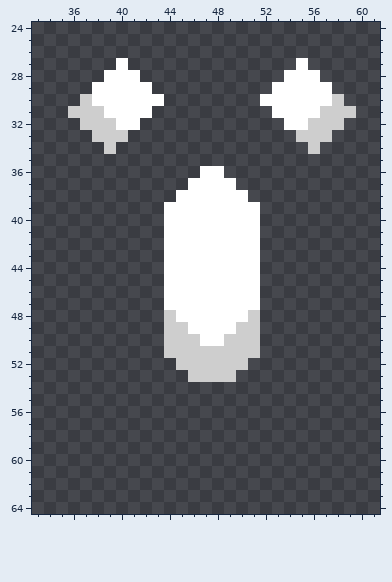
File history of a sprite sheet, sprites/units/hawk-cell.png. The picture above was drawn from the file before the commit.
The file is 96x90 pixels. Shown: x 33..61, y 24..64.
Once edited:
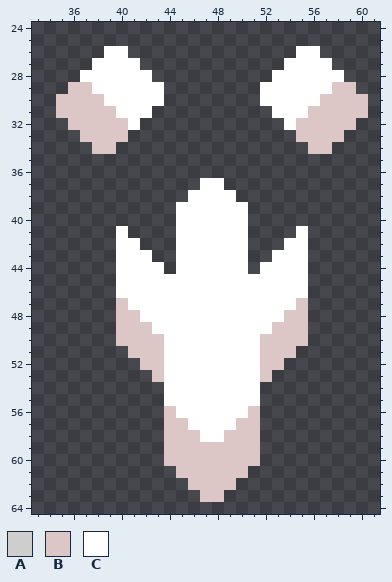
Palette (. is transparent): A #cecece  B #dcc6c6  C #ffffff
From old to new:
@@ x 33..61 @@
 25 .............................
-26 .............................
-27 .......C..............C......
-28 ......CCC............CCC.....
-29 .....CCCCC..........CCCCC....
-30 ....ACCCCCC........CCCCCCA...
-31 ...AAACCCC..........CCCCAAA..
-32 ....AAACC............CCAAA...
-33 .....AAA..............AAA....
-34 ......A................A.....
+26 ......CC..............CC.....
+27 .....CCCC............CCCC....
+28 ....CCCCCC..........CCCCCC...
+29 ...BBCCCCCC........CCCCCCBB..
+30 ..BBBBCCCCC........CCCCCBBBB.
+31 ..BBBBBCCC..........CCCBBBBB.
+32 ...BBBBBC............CBBBBB..
+33 ....BBBB..............BBBB...
+34 .....BB................BB....
 35 .............................
-36 ..............CC.............
-37 .............CCCC............
-38 ............CCCCCC...........
-39 ...........CCCCCCCC..........
-40 ...........CCCCCCCC..........
-41 ...........CCCCCCCC..........
-42 ...........CCCCCCCC..........
-43 ...........CCCCCCCC..........
-44 ...........CCCCCCCC..........
-45 ...........CCCCCCCC..........
-46 ...........CCCCCCCC..........
-47 ...........CCCCCCCC..........
-48 ...........ACCCCCCA..........
-49 ...........AACCCCAA..........
-50 ...........AAACCAAA..........
-51 ...........AAAAAAAA..........
-52 ............AAAAAA...........
-53 .............AAAA............
-54 .............................
-55 .............................
-56 .............................
-57 .............................
-58 .............................
-59 .............................
-60 .............................
-61 .............................
-62 .............................
-63 .............................
+36 .............................
+37 ..............CC.............
+38 .............CCCC............
+39 ............CCCCCC...........
+40 ............CCCCCC...........
+41 .......C....CCCCCC....C......
+42 .......CC...CCCCCC...CC......
+43 .......CCC..CCCCCC..CCC......
+44 .......CCCC.CCCCCC.CCCC......
+45 .......CCCCCCCCCCCCCCCC......
+46 .......CCCCCCCCCCCCCCCC......
+47 .......BCCCCCCCCCCCCCCB......
+48 .......BBCCCCCCCCCCCCBB......
+49 .......BBBCCCCCCCCCCBBB......
+50 .......BBBBCCCCCCCCBBBB......
+51 ........BBBCCCCCCCCBBB.......
+52 .........BBCCCCCCCCBB........
+53 ..........BCCCCCCCCB.........
+54 ...........CCCCCCCC..........
+55 ...........CCCCCCCC..........
+56 ...........BCCCCCCB..........
+57 ...........BBCCCCBB..........
+58 ...........BBBCCBBB..........
+59 ...........BBBBBBBB..........
+60 ...........BBBBBBBB..........
+61 ............BBBBBB...........
+62 .............BBBB............
+63 ..............BB.............
 64 .............................
